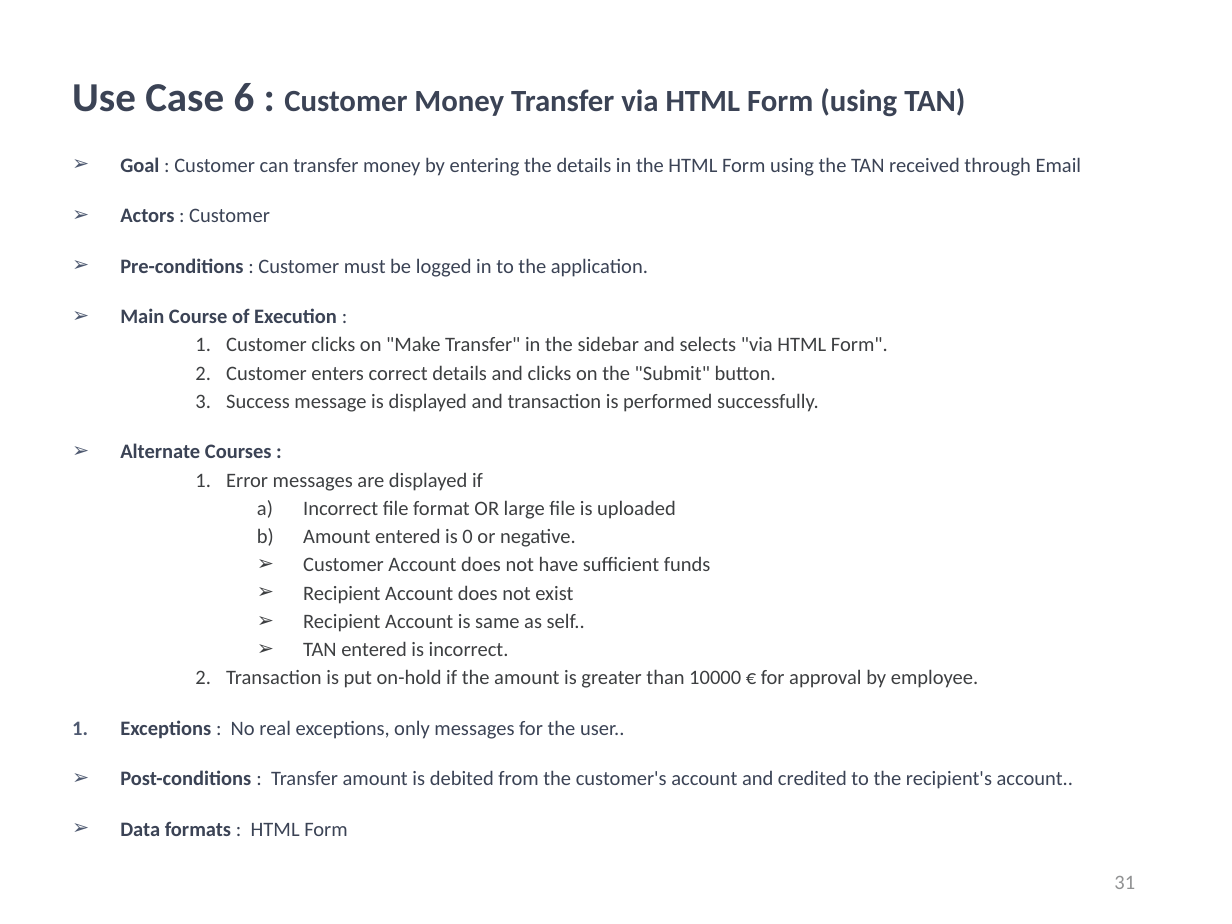
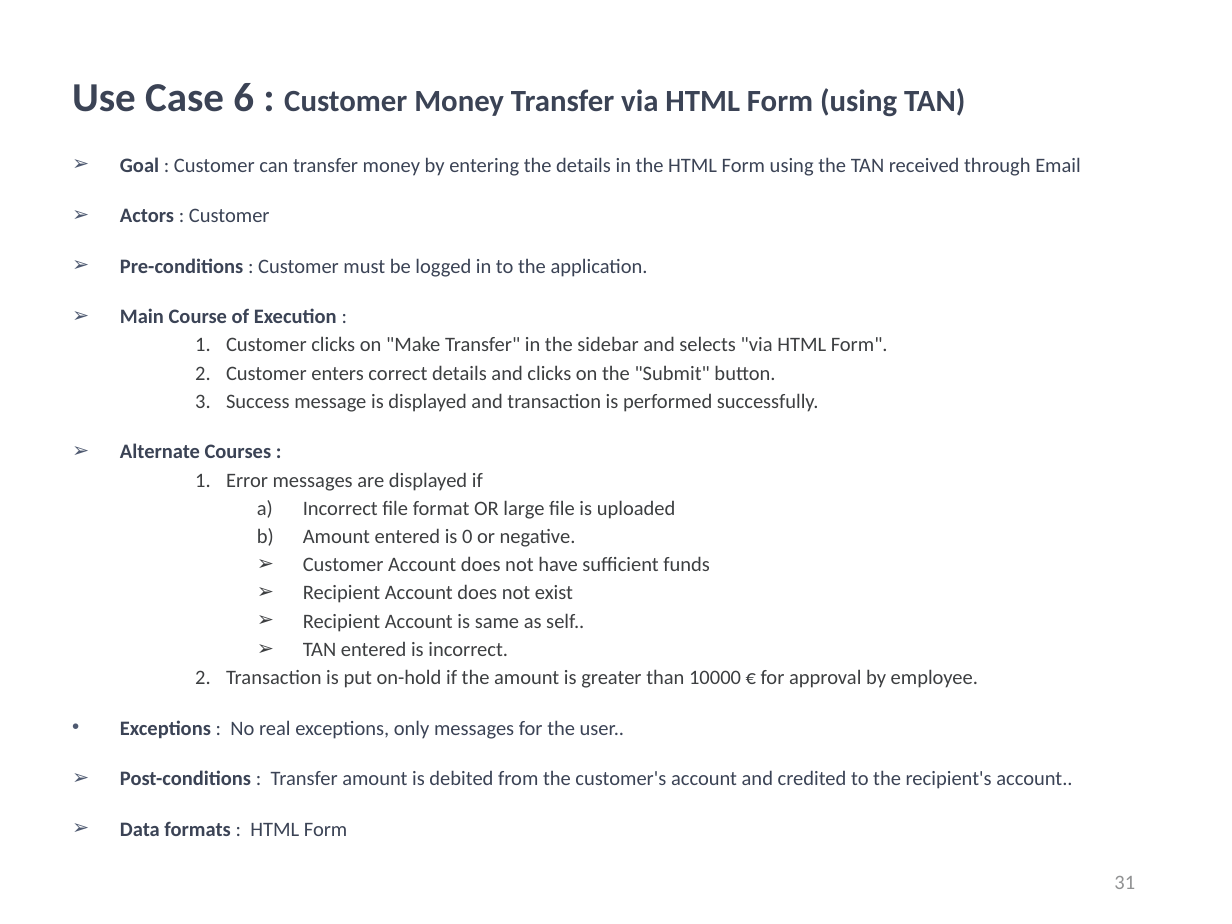
Before and after one commit to kwuerl/secure-coding-team-8, a slide deck: slide 31 of presentations/Phase3.ppt. Drawn at 1232x924 pixels with LibreOffice and Linux fonts; fonts in the diff are those of the drawing; background and template pictures are left out. Boxes give left, top, right and bottom in pixels: in the first picture for what was removed or moved away, otherwise in the second. Text is boxed around its words. In the diff, an @@ line names an element or a change of style, - is before the commit and + after.

```diff
--- a/presentations/Phase3.ppt
+++ b/presentations/Phase3.ppt
@@ text at (120,336,978,739): indent changed; bullet 1. to • @@
```
Also in this commit, not shown: 9 other slides changed.
